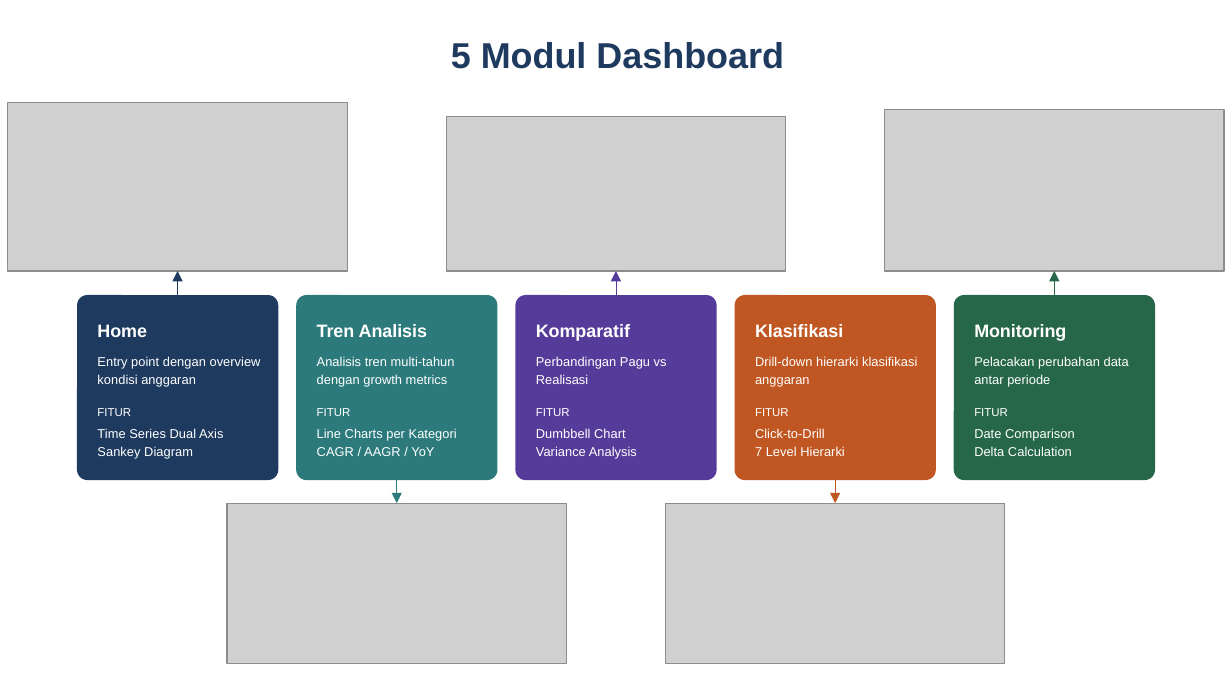
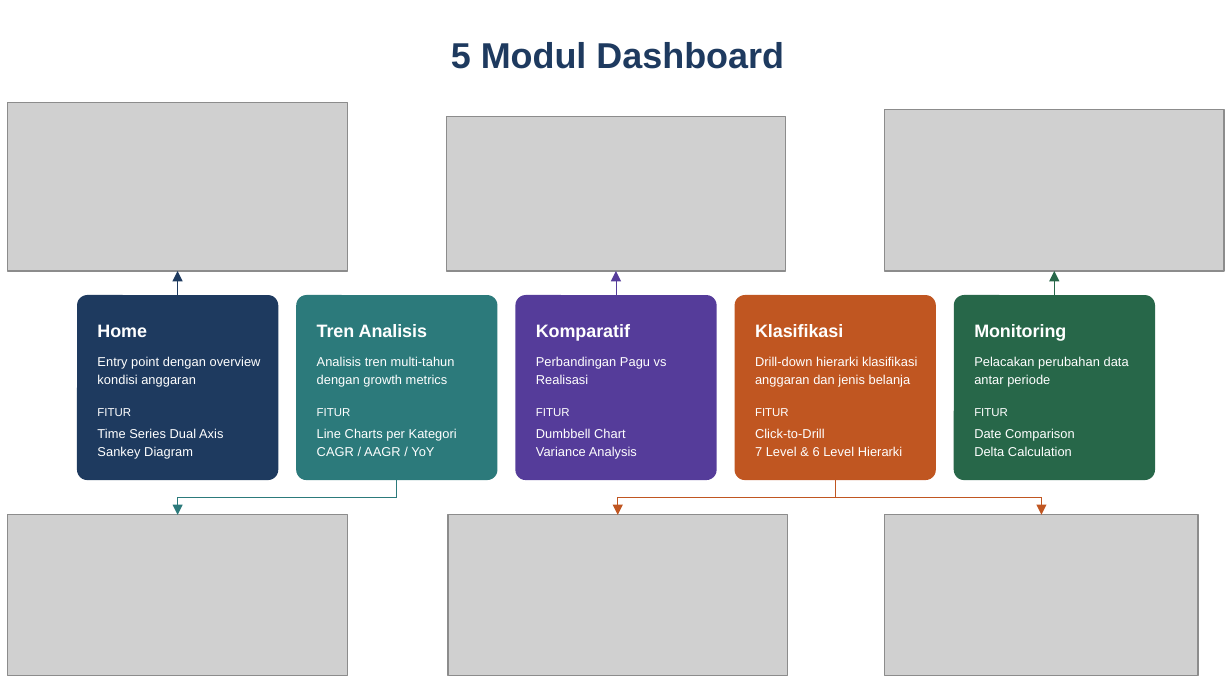
Before and after one commit to tubankum3/dashanggaran, a slide deck: slide 10 of Presentasi_Program Deliverables_Secondment pada Abid PMK DJA.pptx. Drawn at 1232x693 pixels with LibreOffice and Linux fonts; fonts in the diff are those of the drawing; grey boxes stand for pictures. Boxes give left, top, right and bottom in pixels: in the first picture for what was removed or moved away, otherwise in the second. Text is boxed around its words. In the diff, an @@ line names an element or a change of style, - is before the commit and + after.

```diff
--- a/Presentasi_Program Deliverables_Secondment pada Abid PMK DJA.pptx
+++ b/Presentasi_Program Deliverables_Secondment pada Abid PMK DJA.pptx
@@ text at (x1=755, y1=356, x2=917, y2=387): text changed @@
-Drill-down hierarki klasifikasi anggaran
+Drill-down hierarki klasifikasi anggaran dan jenis belanja
@@ text at (x1=755, y1=446, x2=902, y2=456): text changed @@
-7 Level Hierarki
+7 Level & 6 Level Hierarki
@@ elbow arrow added from (397, 480) to (177, 515), #2C7A7B 0.5 pt @@
@@ arrow removed from (397, 480) to (397, 503) @@
@@ elbow arrow added from (835, 480) to (617, 515), #C05621 0.5 pt @@
@@ arrow removed from (835, 480) to (835, 503) @@
@@ elbow arrow added from (835, 480) to (1041, 515), #C05621 0.5 pt @@
@@ picture moved from (x1=227, y1=503, x2=567, y2=663) to (x1=7, y1=515, x2=347, y2=675) @@
@@ picture moved from (x1=665, y1=503, x2=1005, y2=663) to (x1=448, y1=515, x2=788, y2=675) @@
@@ picture added at (x1=885, y1=515, x2=1198, y2=675) @@
```
Also in this commit, not shown: 1 other slide changed, 3 other files.
